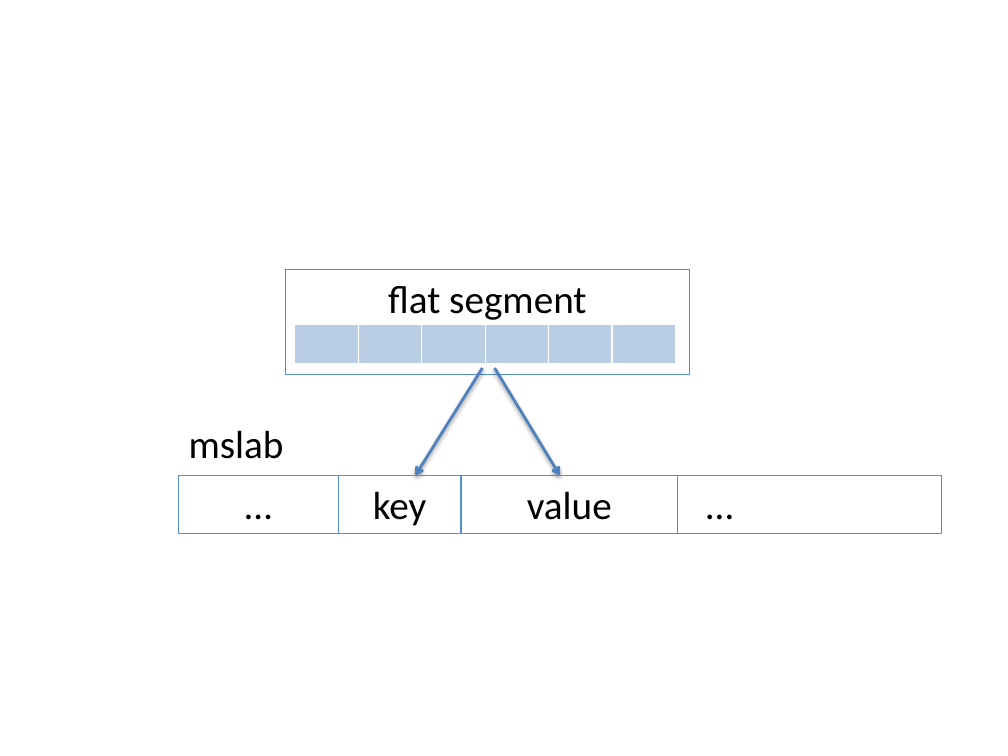
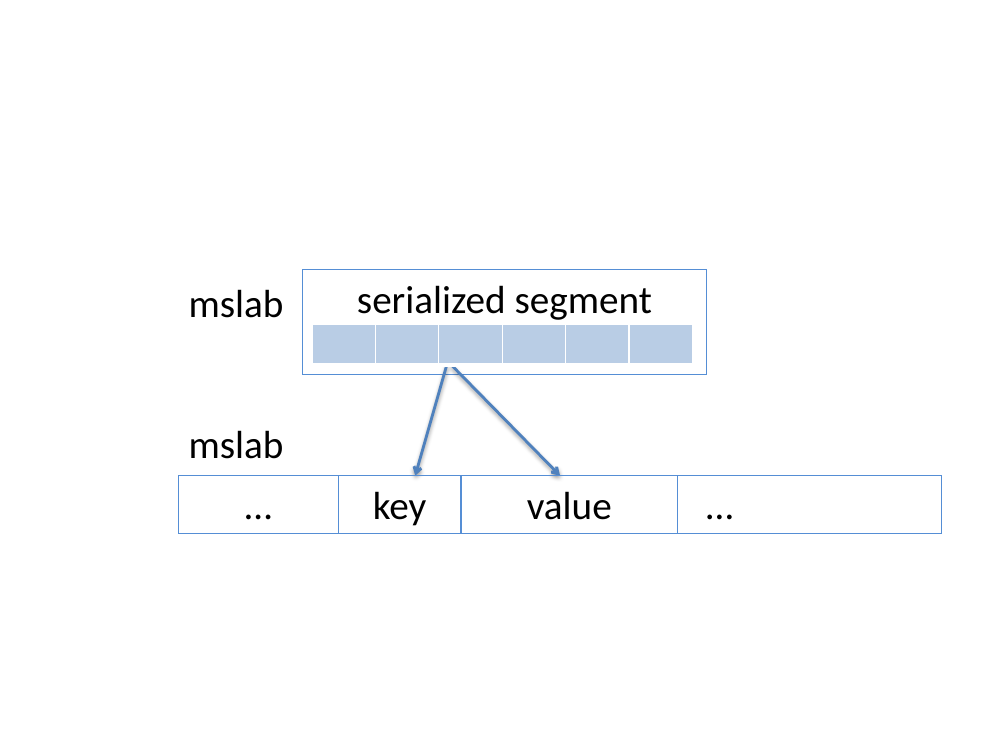
Before and after one commit to iditkeidar/Accordion, a slide deck: slide 1 of VLDB2018/off-heap.pptx. Drawn at 1008x756 pixels with LibreOffice and Linux fonts; fonts in the diff are those of the drawing. Boxes give left, top, right and bottom in pixels: in the first picture for what was removed or moved away, otherwise in the second. Text is boxed around its words. In the diff, an @@ line names an element or a change of style, - is before the commit and + after.

```diff
--- a/VLDB2018/off-heap.pptx
+++ b/VLDB2018/off-heap.pptx
@@ rectangle "serialized segment": place and size @@
-rectangle "serialized segment" at box(285, 269, 689, 374)
+rectangle "serialized segment" at box(302, 269, 707, 374)
@@ text added at box(189, 289, 284, 318), 28 pt, text #000000 @@
+mslab
@@ text in rectangle at box(357, 285, 652, 320): text changed @@
-flat segment
+serialized segment
@@ table: place and size @@
-table at box(295, 325, 676, 366)
+table at box(311, 325, 692, 366)
@@ arrow moved from (483, 368) - (415, 476) to (447, 365) - (415, 476) @@
@@ arrow moved from (495, 368) - (560, 476) to (452, 365) - (560, 476) @@
```
Also in this commit, not shown: 3 other files.
